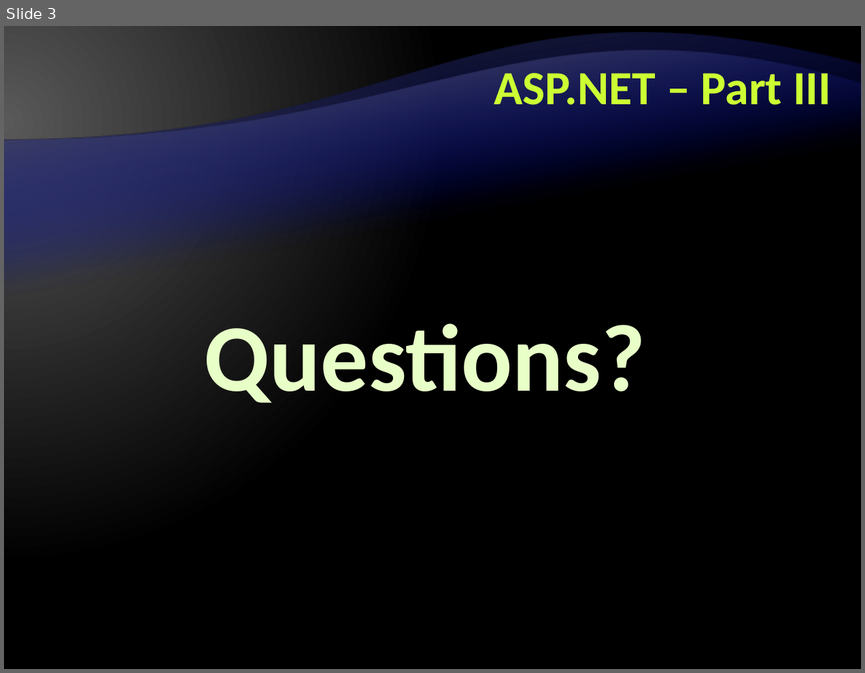
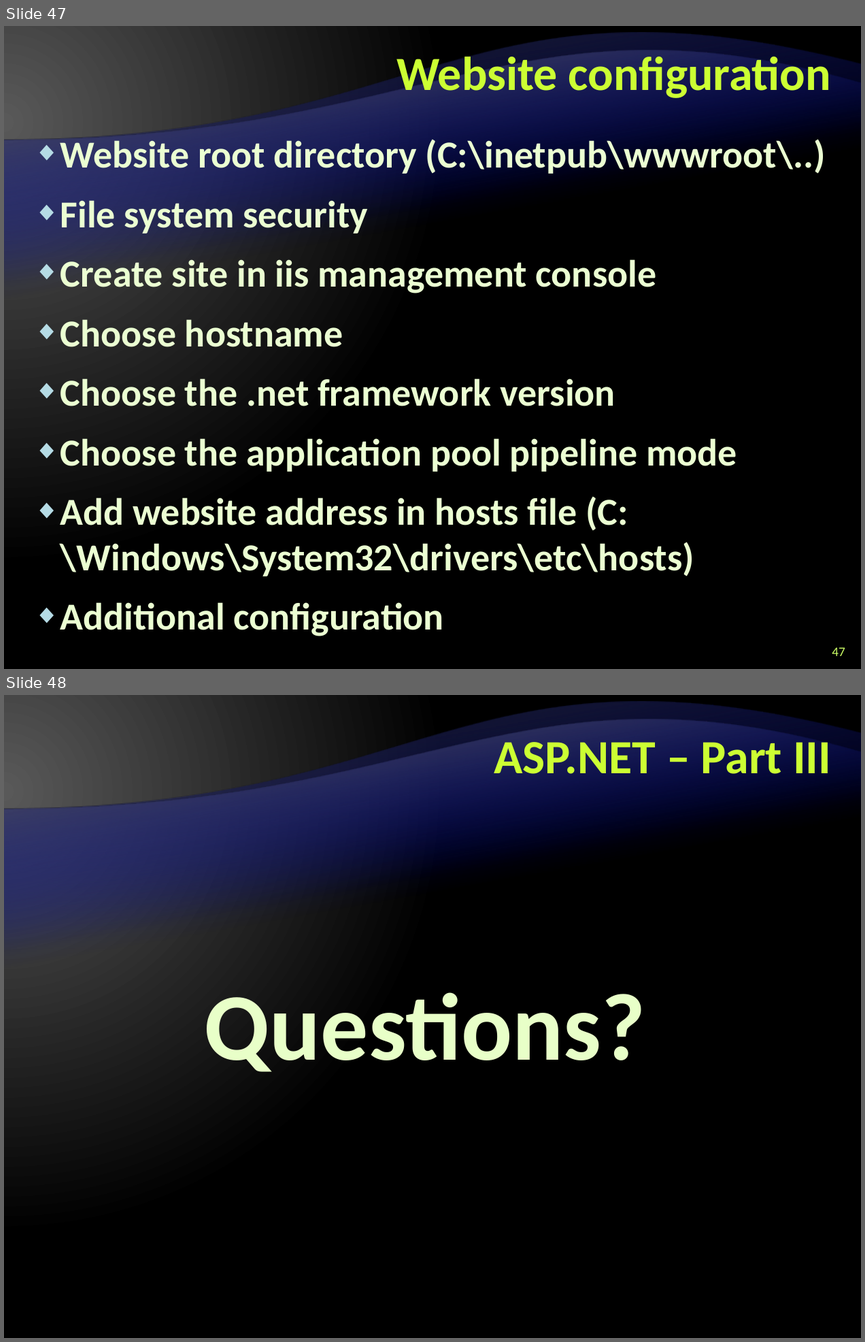
Before and after one commit to Graveheart/aspnetcourse, a slide deck: lectures/10. ASP.NET – Part III.pptx. Shown one above the other, each under a label of ours: slide 3 before the commit, slides 47 and 48 after it. The pictures are 865x673 and 865x1342 pixels, drawn with LibreOffice and Linux fonts; fonts in the diff are those of the drawing; background and template pictures are left out. Boxes give left, top, right and bottom in pixels: in the first picture for what was removed or moved away, otherwise in the second. Text is boxed around its words. In the diff, an @@ line names an element or a change of style, - is before the commit and + after.

```diff
--- a/lectures/10. ASP.NET – Part III.pptx
+++ b/lectures/10. ASP.NET – Part III.pptx
@@ slide 47 added at box(4, 26, 861, 669), background gradient #595959 to #000000; not listed: 2 template elements that a slide beside it also shows @@
@@ title added at box(396, 50, 831, 98), 40 pt, text #CCFF33, bold @@
+Website configuration
@@ text added at box(60, 139, 825, 636), 32 pt, text #EBFFD2, bold @@
+◆ Website root directory (C:\inetpub\wwwroot\..)
+◆ File system security
+◆ Create site in iis management console
+◆ Choose hostname
+◆ Choose the .net framework version
+◆ Choose the application pool pipeline mode
+◆ Add website address in hosts file (C:\Windows\System32\drivers\etc\hosts)
+◆ Additional configuration
@@ page number added at box(832, 647, 844, 656), 11 pt, text #CCFF66 @@
+47
@@ what was slide 3 is now slide 48 @@
```
Also in this commit, not shown: 2 slides changed, 45 other slides added, 1 other file.
